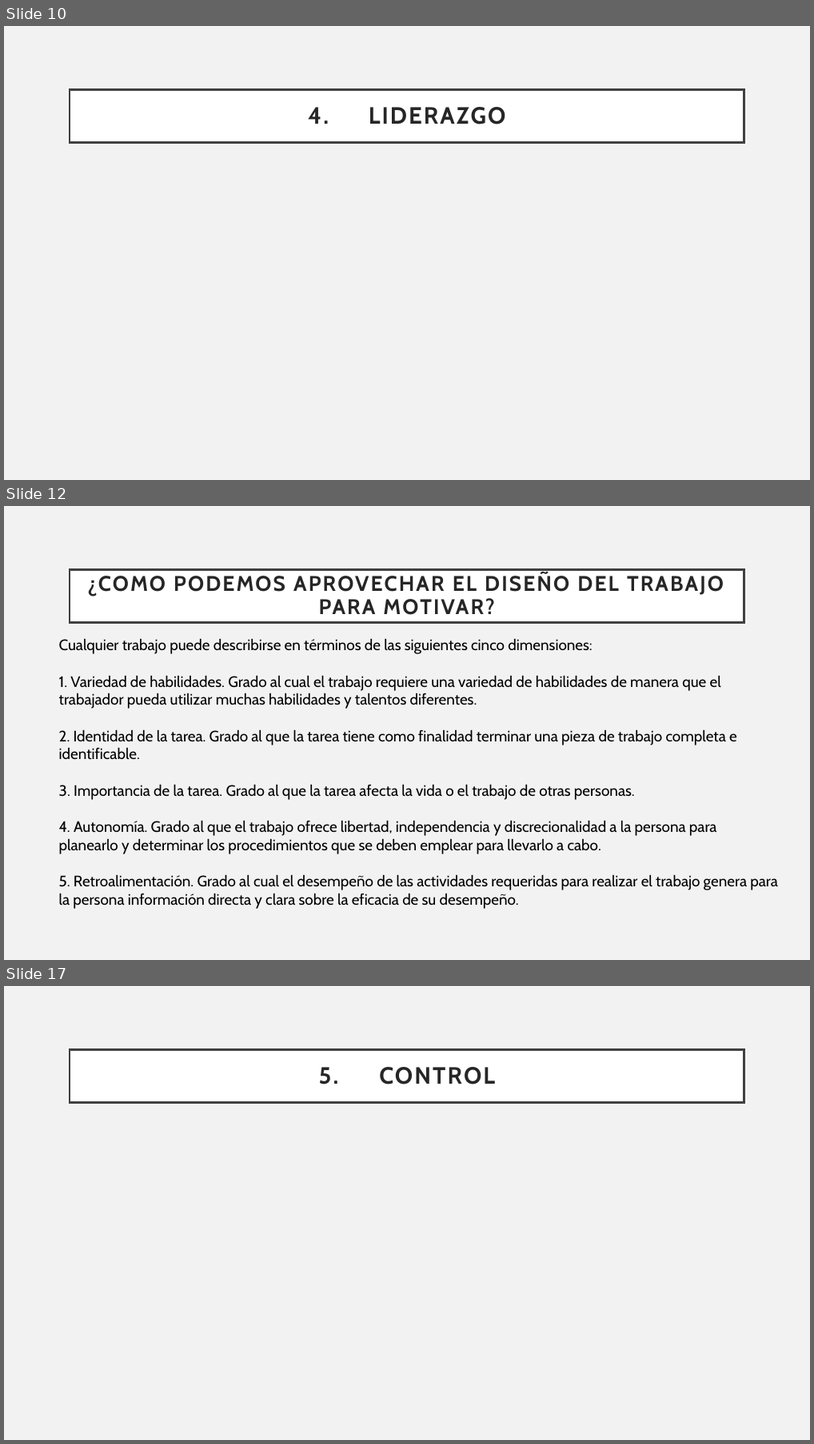
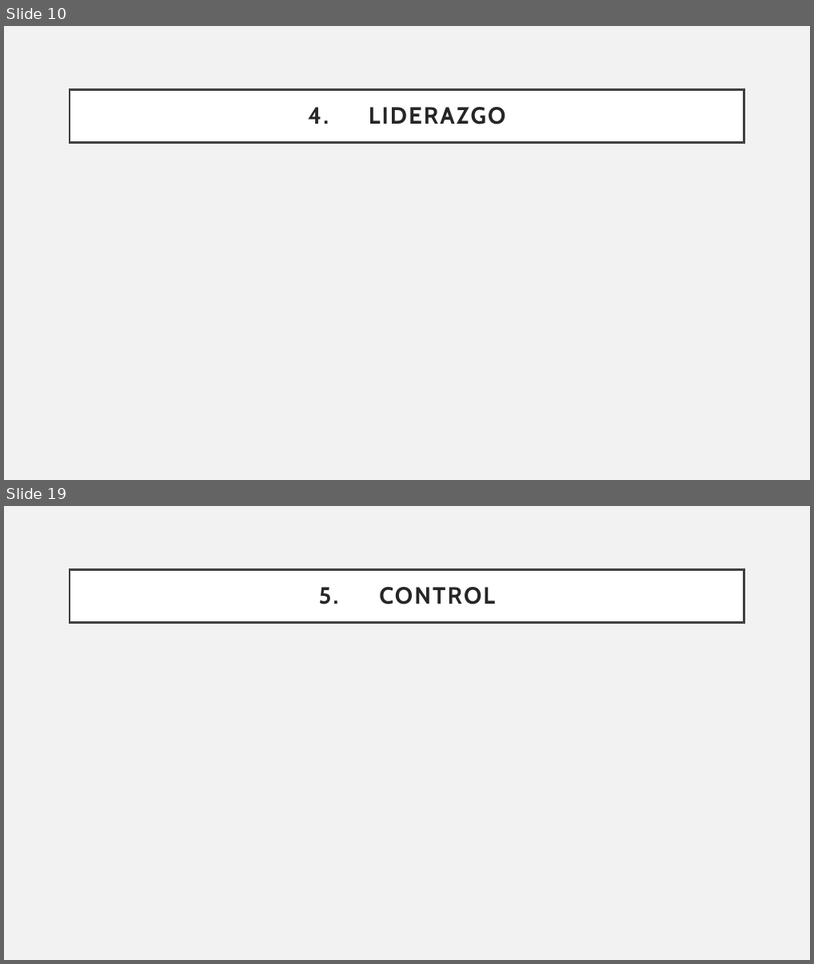
Before and after one commit to Sstrmn1/presentacionAdministracion, a slide deck: Presentacion - Exposicion.pptx. Shown one above the other, each under a label of ours: slides 10, 12 and 17 before the commit, slides 10 and 19 after it; the slides between them are not shown. The pictures are 814x1444 and 814x964 pixels, drawn with LibreOffice and Linux fonts; fonts in the diff are those of the drawing. Boxes give left, top, right and bottom in pixels: in the first picture for what was removed or moved away, otherwise in the second. Text is boxed around its words. In the diff, an @@ line names an element or a change of style, - is before the commit and + after.

```diff
--- a/Presentacion - Exposicion.pptx
+++ b/Presentacion - Exposicion.pptx
@@ slide 12 removed at bbox=[4, 506, 810, 960], background #F2F2F2 @@
@@ title removed at bbox=[70, 569, 745, 622] @@
-¿COMO PODEMOS APROVECHAR EL DISEÑO DEL TRABAJO PARA MOTIVAR?
@@ text removed at bbox=[59, 638, 778, 908] @@
-Cualquier trabajo puede describirse en términos de las siguientes cinco dimensiones:
-1. Variedad de habilidades. Grado al cual el trabajo requiere una variedad de habilidades de manera que el trabajador pueda utilizar muchas habilidades y talentos diferentes.
-2. Identidad de la tarea. Grado al que la tarea tiene como finalidad terminar una pieza de trabajo completa e identificable.
-3. Importancia de la tarea. Grado al que la tarea afecta la vida o el trabajo de otras personas.
-4. Autonomía. Grado al que el trabajo ofrece libertad, independencia y discrecionalidad a la persona para planearlo y determinar los procedimientos que se deben emplear para llevarlo a cabo.
-5. Retroalimentación. Grado al cual el desempeño de las actividades requeridas para realizar el trabajo genera para la persona información directa y clara sobre la eficacia de su desempeño.
@@ what was slide 17 is now slide 19 @@
```
Also in this commit, not shown: 1 slide changed, 7 slides added, 4 other slides removed.
